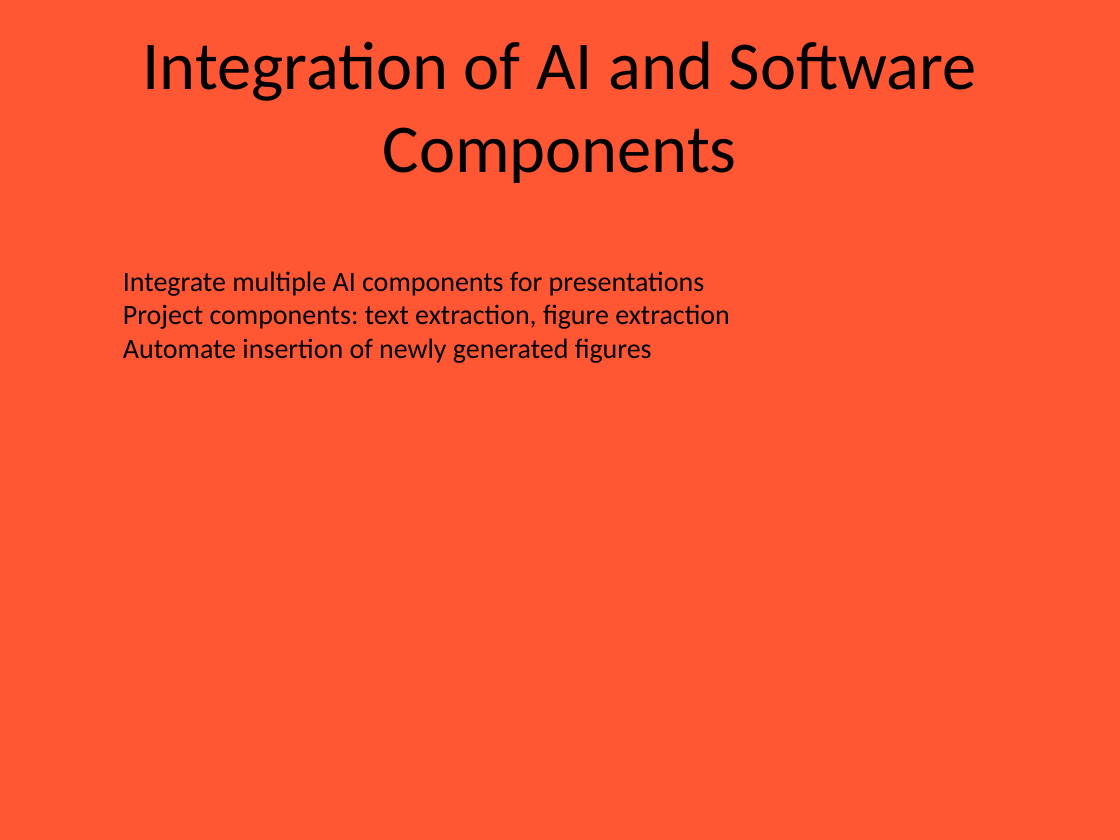
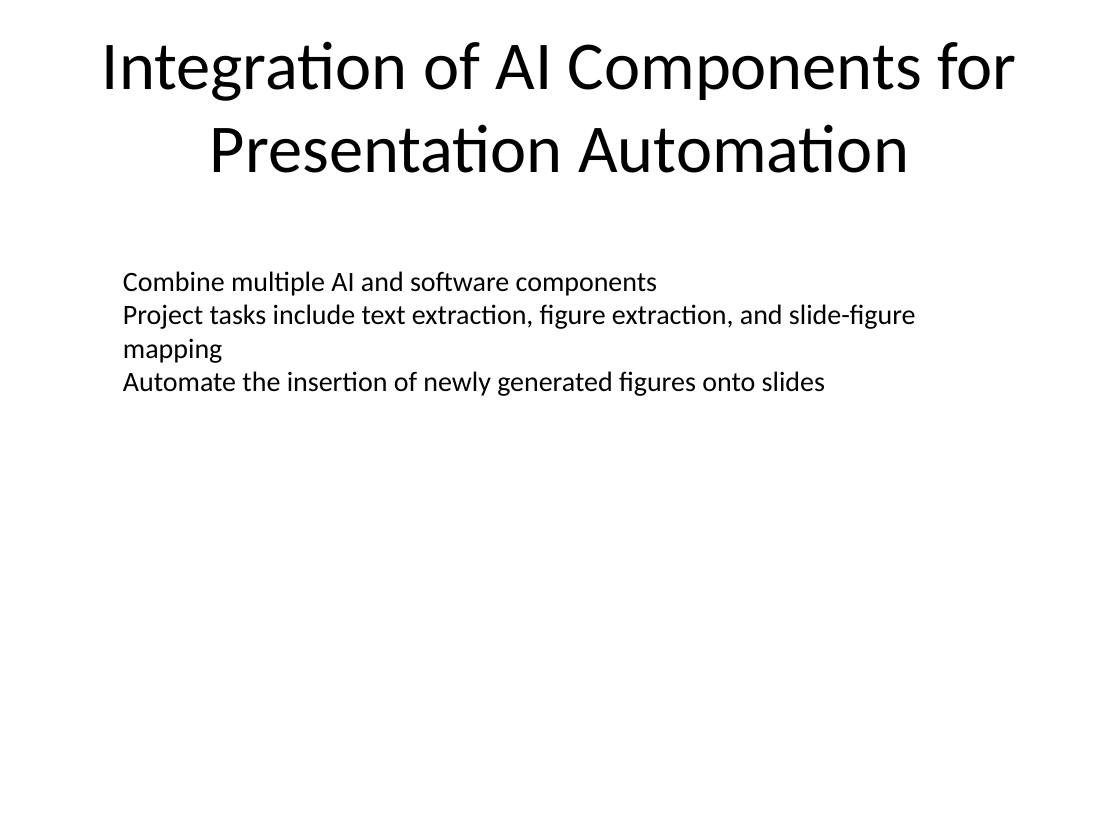
Before and after one commit to Chanyen20/slideCraft, a slide deck: slide 3 of server/uploads/SmartSlideGen.pptx (slide 4 before the commit). Drawn at 1120x840 pixels with LibreOffice and Linux fonts; fonts in the diff are those of the drawing; background and template pictures are left out. Boxes give left, top, right and bottom in pixels: in the first picture for what was removed or moved away, otherwise in the second. Text is boxed around its words. In the diff, an @@ line names an element or a change of style, - is before the commit and + after.

```diff
--- a/server/uploads/SmartSlideGen.pptx
+++ b/server/uploads/SmartSlideGen.pptx
@@ background #FF5733 to picture (left out) @@
@@ title at (102,41,1016,173): text changed @@
-Integration of AI and Software Components
+Integration of AI Components for Presentation Automation
@@ text at (123,271,916,396): text changed @@
-Integrate multiple AI components for presentations
-Project components: text extraction, figure extraction
-Automate insertion of newly generated figures
+Combine multiple AI and software components
+Project tasks include text extraction, figure extraction, and slide-figure mapping
+Automate the insertion of newly generated figures onto slides
```
Also in this commit, not shown: 4 other slides changed, 8 other files.
